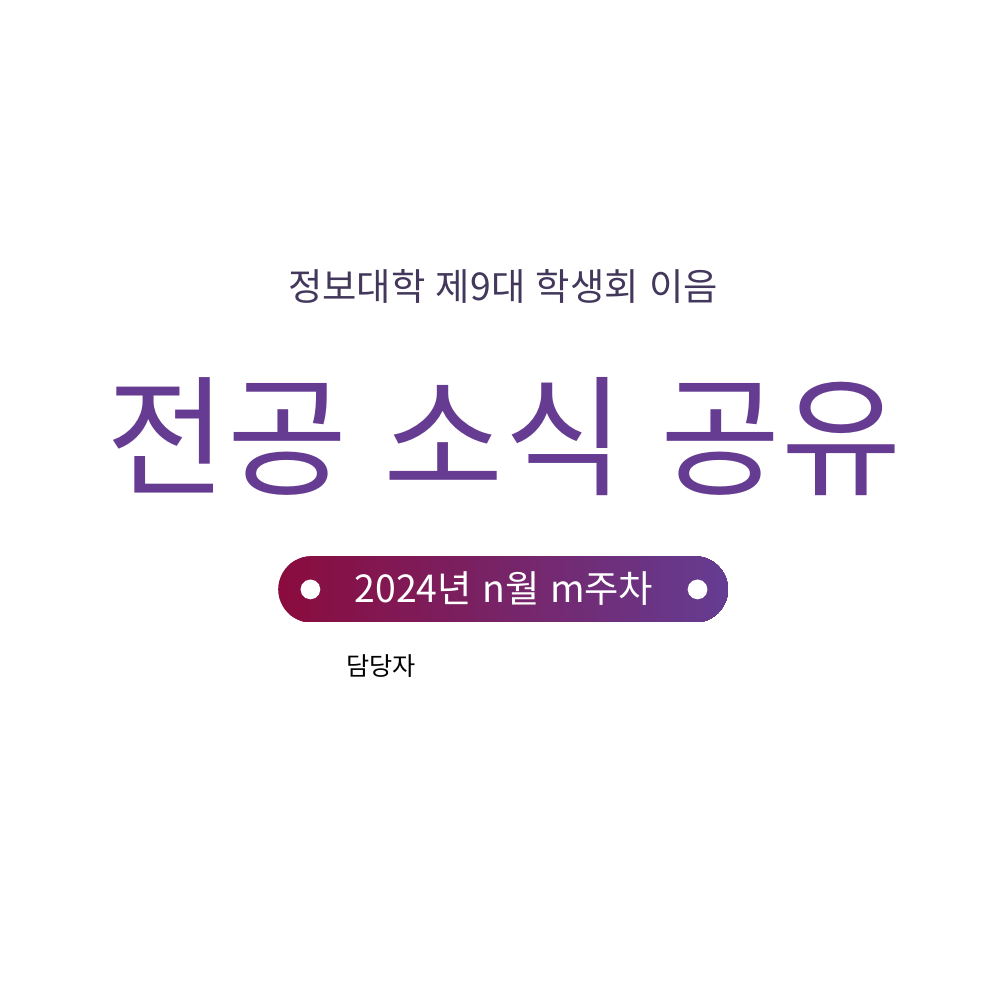
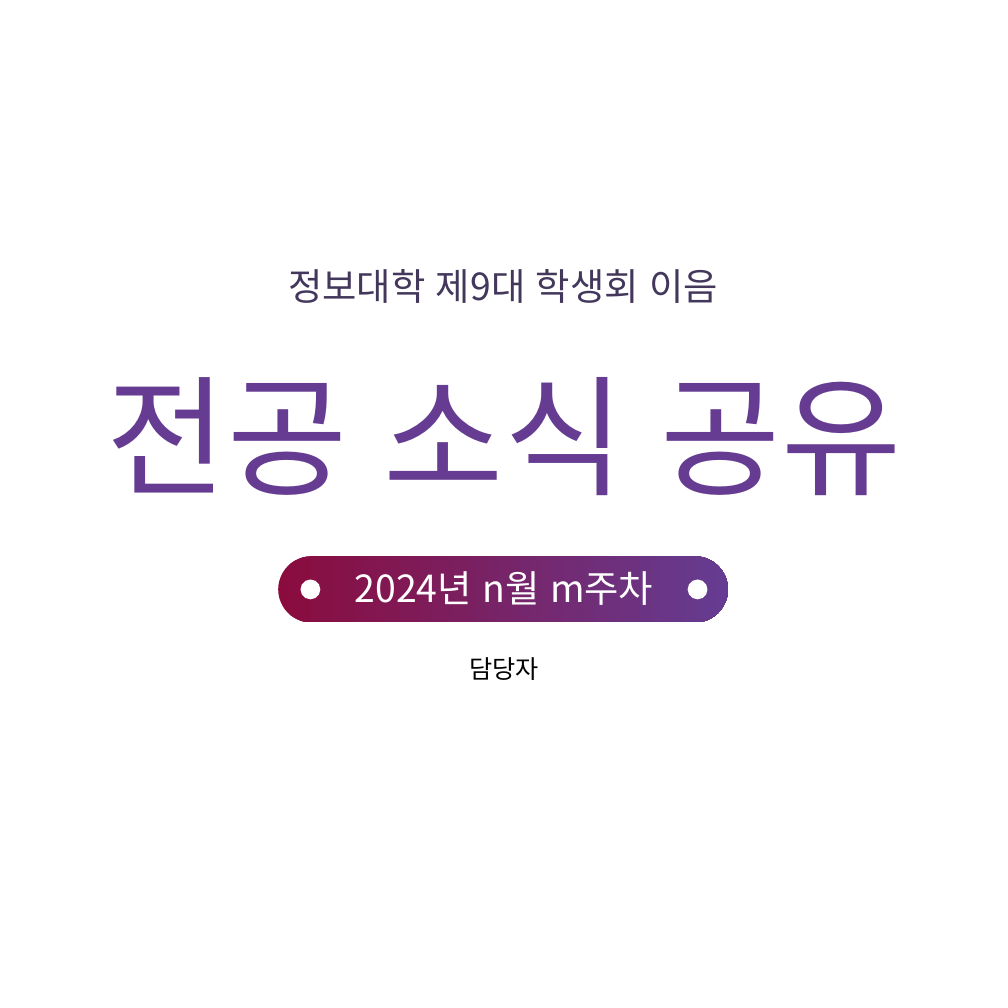
Before and after one commit to Ujin-Heo/kuci-automation, a slide deck: slide 1 of backend/template.pptx. Drawn at 1008x1008 pixels with LibreOffice and Linux fonts; fonts in the diff are those of the drawing; background and template pictures are left out. Boxes give left, top, right and bottom in pixels: in the first picture for what was removed or moved away, otherwise in the second. Text is boxed around its words. In the diff, an @@ line names an element or a change of style, - is before the commit and + after.

```diff
--- a/backend/template.pptx
+++ b/backend/template.pptx
@@ text "담당자": place and size @@
-text "담당자" at (346, 654, 416, 677)
+text "담당자" at (469, 657, 539, 680)
@@ text "담당자" at (469, 657, 539, 680): alignment left to centre; line spacing 1 to 0.9; more space between paragraphs; vertical alignment top to middle @@
```
Also in this commit, not shown: 1 other slide changed, 4 other files.
